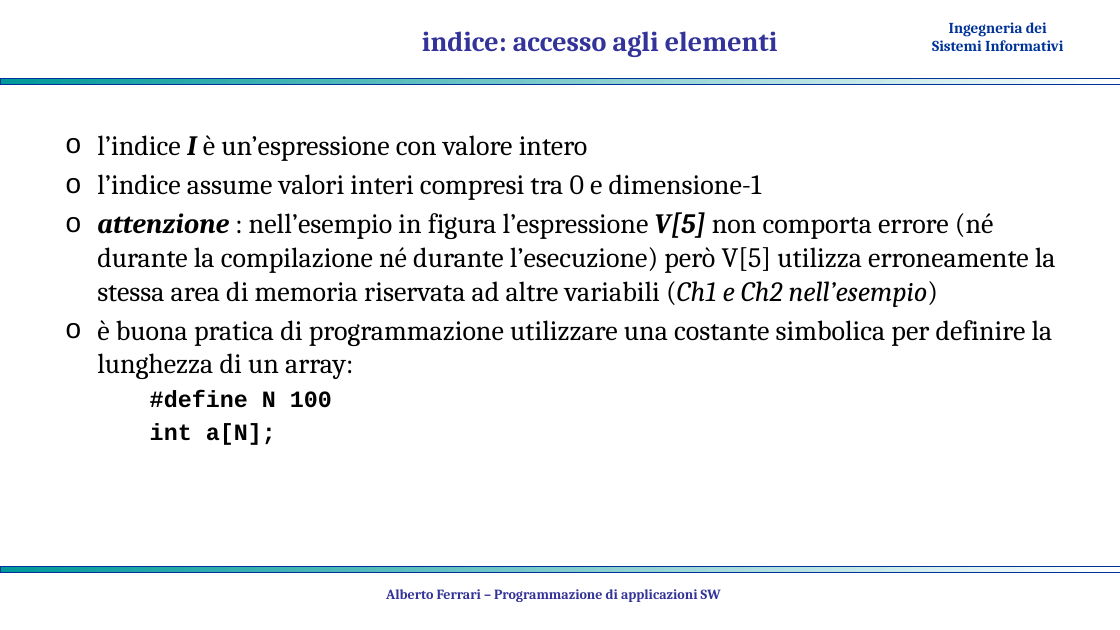
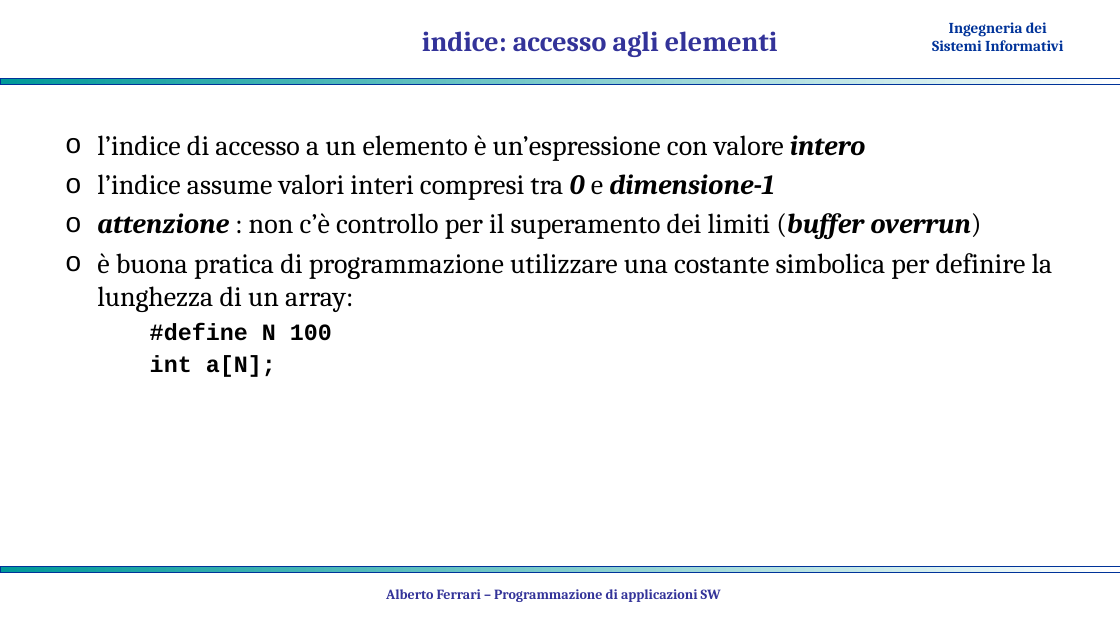
Before and after one commit to albertoferrari/pasw, a slide deck: slide 5 of lezioni/PASW03e - C++ dati strutturati.pptx. Drawn at 1120x630 pixels with LibreOffice and Linux fonts; fonts in the diff are those of the drawing; background and template pictures are left out. Boxes give left, top, right and bottom in pixels: in the first picture for what was removed or moved away, otherwise in the second. Text is boxed around its words. In the diff, an @@ line names an element or a change of style, - is before the commit and + after.

```diff
--- a/lezioni/PASW03e - C++ dati strutturati.pptx
+++ b/lezioni/PASW03e - C++ dati strutturati.pptx
@@ text at (x1=97, y1=135, x2=866, y2=161): text changed @@
-o l’indice I è un’espressione con valore intero
+o l’indice di accesso a un elemento è un’espressione con valore intero
@@ text at (x1=97, y1=174, x2=774, y2=200): bold on, italic on in "0 dimensione-1" @@
@@ text at (x1=97, y1=213, x2=981, y2=239): text changed @@
-o attenzione : nell’esempio in figura l’espressione V[5] non comporta errore (né durante la compilazione né durante l’esecuzione) però V[5] utilizza erroneamente la stessa area di memoria riservata ad altre variabili (Ch1 e Ch2 nell’esempio)
+o attenzione : non c’è controllo per il superamento dei limiti (buffer overrun)
```
Also in this commit, not shown: 6 other slides changed, 8 slides added, 3 other files.
